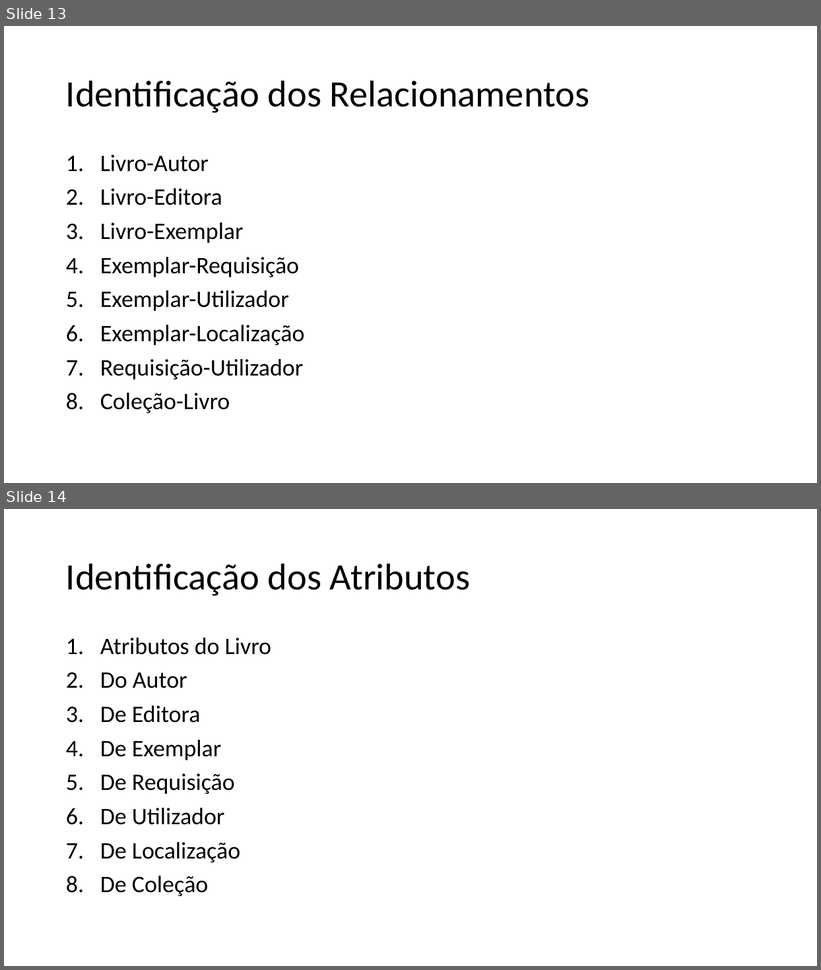
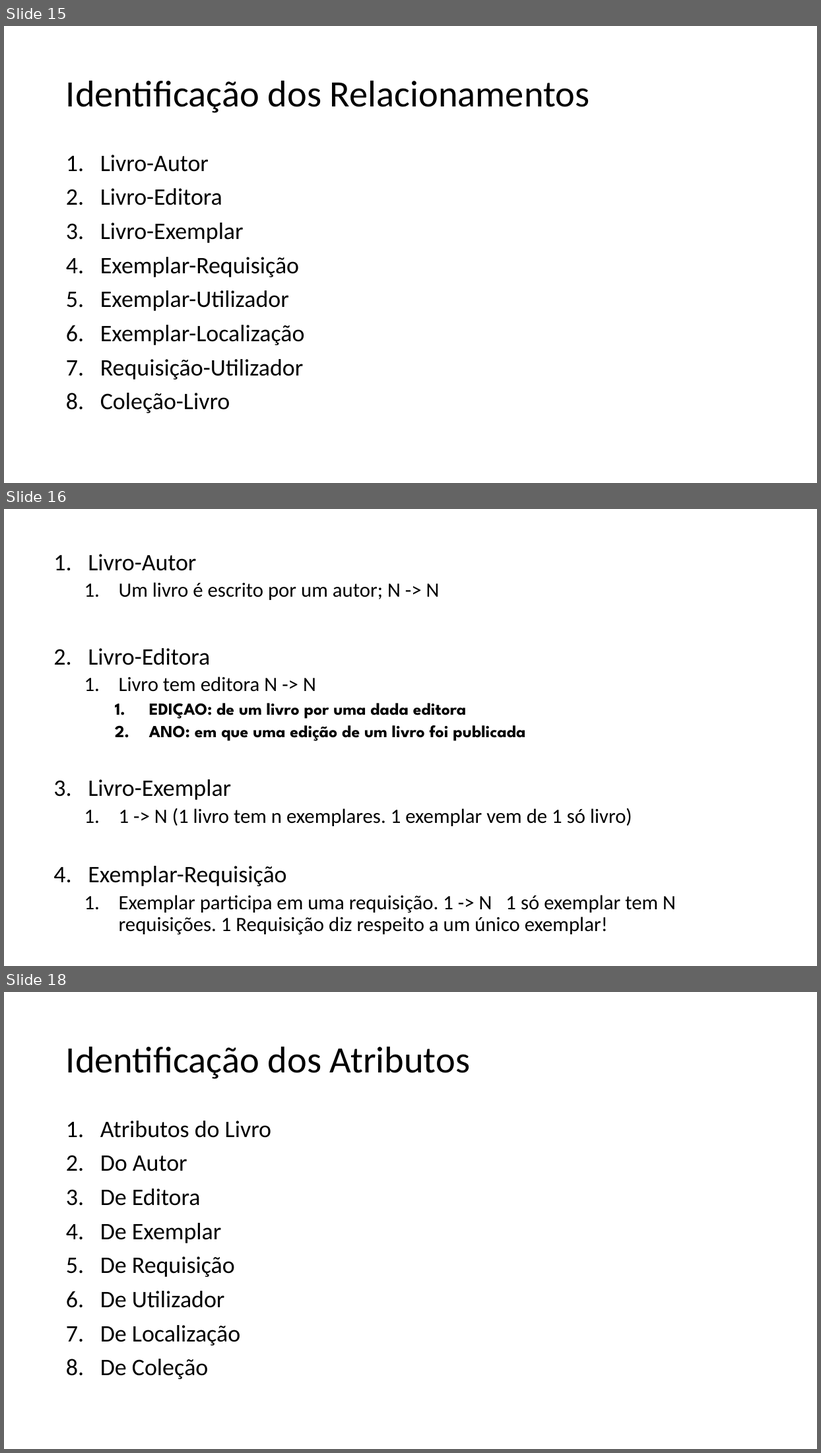
Before and after one commit to b-p3r/BD-1516, a slide deck: begininPP.pptx. Shown one above the other, each under a label of ours: slides 13 and 14 before the commit, slides 15, 16 and 18 after it; the slides between them are not shown. The pictures are 821x970 and 821x1453 pixels, drawn with LibreOffice and Linux fonts; fonts in the diff are those of the drawing. Boxes give left, top, right and bottom in pixels: in the first picture for what was removed or moved away, otherwise in the second. Text is boxed around its words. In the diff, an @@ line names an element or a change of style, - is before the commit and + after.

```diff
--- a/begininPP.pptx
+++ b/begininPP.pptx
@@ slide 16 added at (4, 509, 817, 966), background #FFFFFF @@
@@ text added at (88, 554, 676, 935), 24 pt, text #000000 @@
+1. Livro-Autor
+  1. Um livro é escrito por um autor; N -> N
+2. Livro-Editora
+  1. Livro tem editora N -> N
+    1. EDIÇAO: de um livro por uma dada editora
+    2. ANO: em que uma edição de um livro foi publicada
+3. Livro-Exemplar
+  1. 1 -> N (1 livro tem n exemplares. 1 exemplar vem de 1 só livro)
+4. Exemplar-Requisição
+  1. Exemplar participa em uma requisição. 1 -> N 1 só exemplar tem N requisições. 1 Requisição diz respeito a um único exemplar!
@@ what was slide 13 is now slide 15 @@
@@ what was slide 14 is now slide 18 @@
```
Also in this commit, not shown: 1 slide changed, 3 other slides added.
